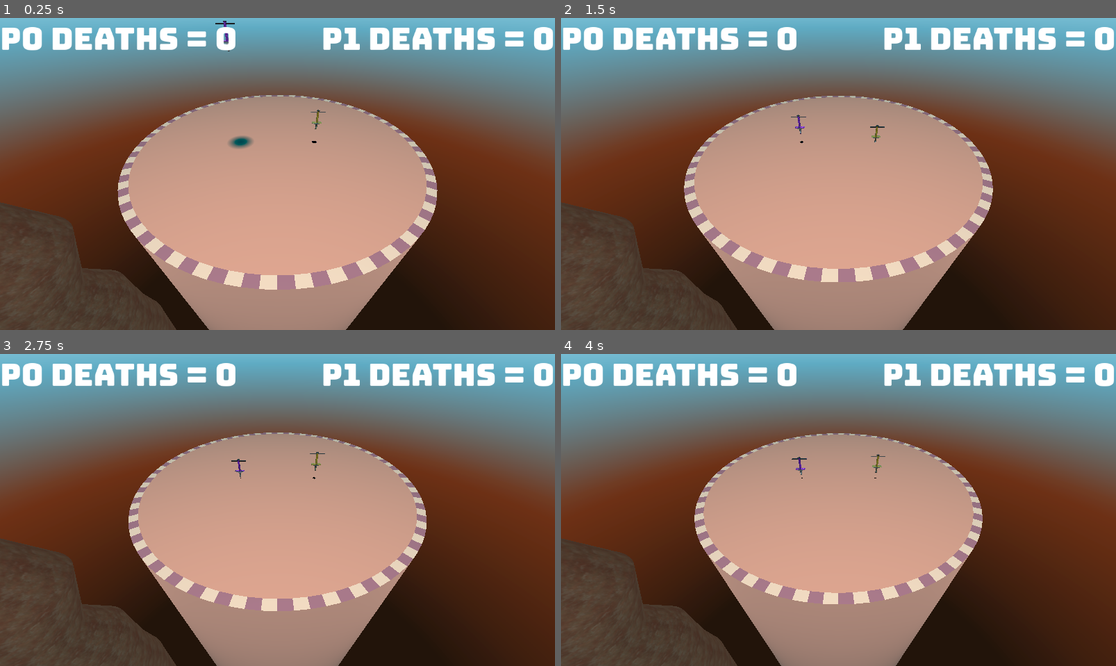
Above: before the commit, frames 1-4 (two rows, left to right).
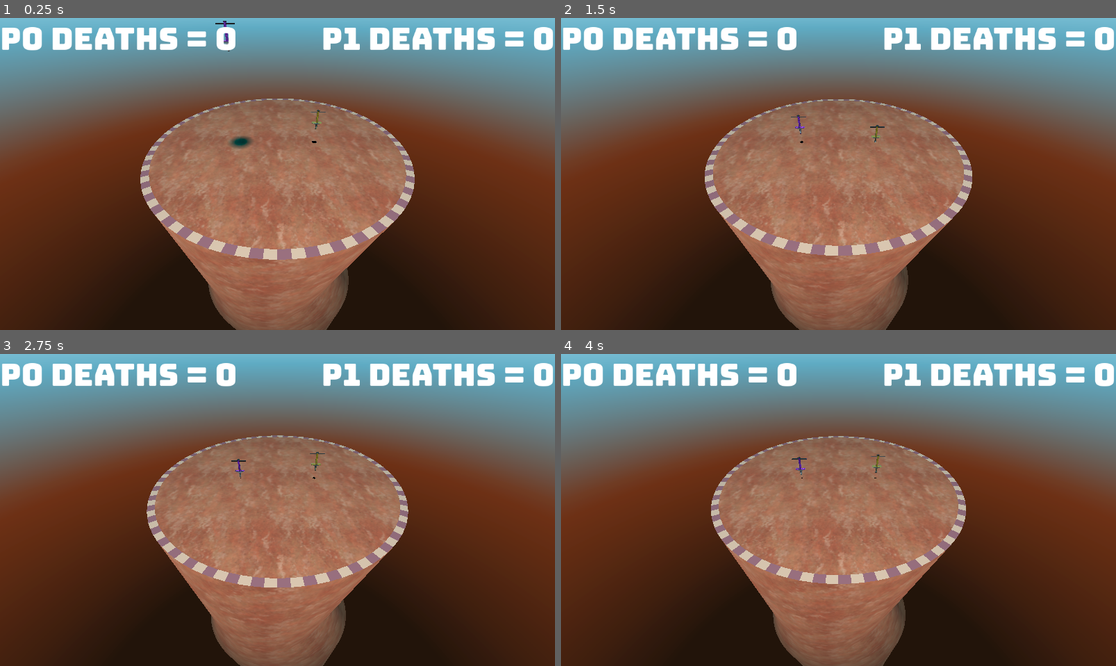
Above: after the commit, the same moments.

Repository: proximadams/Lucky-Erik-Alex-Jam-2025
Game: Godot game, scene res://World.tscn
Two runs of this game, one before a commit and one after it. Both use one fixed random seed, a clock stepped at 60 frames per second and the inputs below. Sound files missing from this copy of the repository are replaced by a short silence.
Inputs:
- Up to frame 1 (0.25 s): no input
- Up to frame 2 (1.5 s): no input
- Up to frame 3 (2.75 s): no input
- Up to frame 4 (4 s): no input

The runs differ from the first frame. In frame 1, 40% of the frame differs, in the area x 0-79%, y 24-100%; in frame 2, 39%; in frame 3, 38%; in frame 4, 36%.

Commit message:
add new floor

Diff:
--- a/World.tscn
+++ b/World.tscn
@@ -1,10 +1,8 @@
-[gd_scene load_steps=18 format=3 uid="uid://byh6xb4v8jlow"]
+[gd_scene load_steps=15 format=3 uid="uid://byh6xb4v8jlow"]
 
 [ext_resource type="PackedScene" uid="uid://cqqyvg1fsgj1w" path="res://Environment/sm_main_platform.tscn" id="1_1isdm"]
 [ext_resource type="Script" path="res://Environment/floor.gd" id="1_8reu6"]
 [ext_resource type="Script" path="res://world.gd" id="1_oh6od"]
-[ext_resource type="PackedScene" uid="uid://dojtvkjexrtqe" path="res://Environment/SM_Skybox.fbx" id="2_dp8aw"]
-[ext_resource type="Texture2D" uid="uid://cwxodangmbk18" path="res://Environment/T_Skybox.png" id="3_t73nb"]
 [ext_resource type="PackedScene" uid="uid://c4yjmdym54n72" path="res://Player/player.tscn" id="4_eiw2n"]
 [ext_resource type="FontFile" uid="uid://cmjwv7ccyiqyi" path="res://Themes/Bungee-Regular.ttf" id="6_78its"]
 [ext_resource type="Script" path="res://PlayerShadowFollow.gd" id="7_5eh6i"]
@@ -12,11 +10,7 @@
 
 [sub_resource type="CylinderShape3D" id="CylinderShape3D_phmpv"]
 height = 100.0
-radius = 10.0
-
-[sub_resource type="StandardMaterial3D" id="StandardMaterial3D_ofd5i"]
-albedo_texture = ExtResource("3_t73nb")
-emission = Color(0.226707, 0.226707, 0.226707, 1)
+radius = 6.68
 
 [sub_resource type="Gradient" id="Gradient_rtt0v"]
 offsets = PackedFloat32Array(0.190678, 0.372881, 0.478814, 0.538136, 0.631356)
@@ -44,22 +38,22 @@
 script = ExtResource("1_oh6od")
 
 [node name="Floor" type="StaticBody3D" parent="."]
-transform = Transform3D(1.5, 0, 0, 0, 1.5, 0, 0, 0, 1.5, 0, 0, 0)
+transform = Transform3D(2, 0, 0, 0, 2, 0, 0, 0, 2, 0, 0, 0)
 script = ExtResource("1_8reu6")
 
 [node name="CollisionShape3D" type="CollisionShape3D" parent="Floor"]
 transform = Transform3D(1, 0, 0, 0, 1, 0, 0, 0, 1, 0, -50, 0)
 shape = SubResource("CylinderShape3D_phmpv")
 
+[node name="SM_MainPlatform2" parent="Floor/CollisionShape3D" instance=ExtResource("8_hgijc")]
+transform = Transform3D(0.666667, 0, 0, 0, 0.666667, 0, 0, 0, 0.666667, 0, 50, 0)
+
+[node name="MainPlatform" parent="Floor/CollisionShape3D/SM_MainPlatform2" index="0"]
+transform = Transform3D(1000, 0, 0, 0, 5000, 0, 0, 0, 1000, 0, -50, 0)
+
 [node name="SM_MainPlatform" parent="Floor/CollisionShape3D" instance=ExtResource("1_1isdm")]
 transform = Transform3D(1, 0, 0, 0, 1, 0, 0, 0, 1, 0, 50, 0)
-
-[node name="SM_Skybox" parent="Floor" instance=ExtResource("2_dp8aw")]
-transform = Transform3D(-4.37114e-08, 0, -1, 0, 1, 0, 1, 0, -4.37114e-08, 0.102794, -297.591, -0.309763)
 visible = false
-
-[node name="pCylinder3" parent="Floor/SM_Skybox" index="0"]
-material_override = SubResource("StandardMaterial3D_ofd5i")
 
 [node name="Camera3D" type="Camera3D" parent="."]
 transform = Transform3D(-4.37114e-08, 0.642788, -0.766044, 0, 0.766044, 0.642788, 1, 2.80971e-08, -3.34849e-08, -19.2129, 11.5709, 0)
@@ -146,10 +140,6 @@
 text = "Player 0 Wins"
 horizontal_alignment = 2
 
-[node name="SM_MainPlatform2" parent="." instance=ExtResource("8_hgijc")]
-transform = Transform3D(1, 0, 0, 0, 1, 0, 0, 0, 1, 1.83956, 0.891556, -51.2487)
-
 [connection signal="tree_exited" from="Floor" to="." method="game_over"]
 
-[editable path="Floor/SM_Skybox"]
-[editable path="SM_MainPlatform2"]
+[editable path="Floor/CollisionShape3D/SM_MainPlatform2"]
